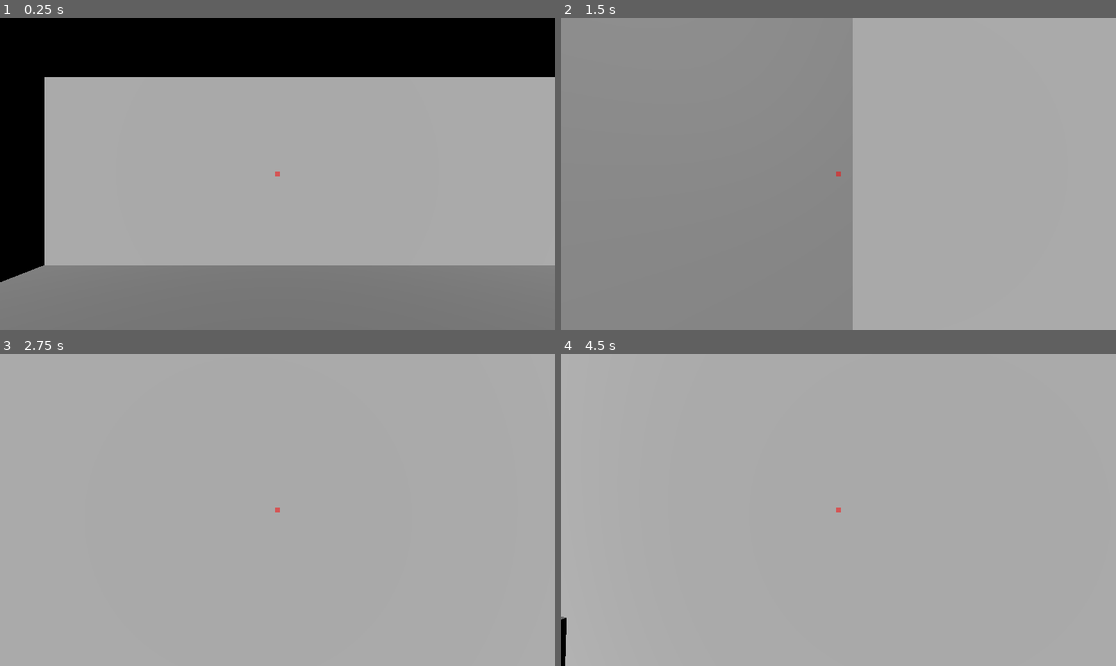
Above: before the commit, frames 1-4 (two rows, left to right).
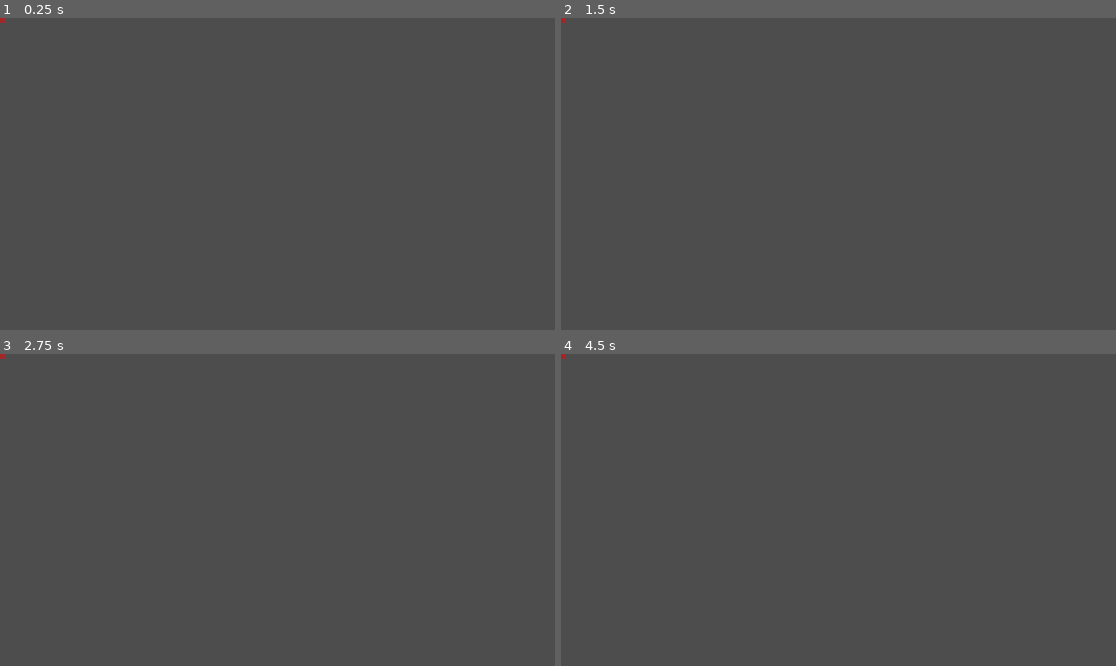
Above: after the commit, the same moments.

Repository: mahmoudalyragab-ui/thusia
Game: Godot game, scene res://world.tscn
The game is run twice, just before and just after one commit, with the same random seed, the same clock (stepped at 60 frames per second) and the same inputs.
Inputs (mouse positions are in pixels of both pictures, inside the frame that each line leads up to):
- Up to frame 1 (0.25 s): no input
- Up to frame 2 (1.5 s): tap Enter (ui_accept) at 0.5, 0.77 s; move the mouse to (866, 174) at 0.52 s; hold E (interact) 0.53-1.28 s; hold Up (ui_up) from 0.53 s (still down); move the mouse to (810, 174) at 1.27 s; tap E (interact) at 1.35 s
- Up to frame 3 (2.75 s): keep holding Up (ui_up); tap Enter (ui_accept) at 1.52 s; move the mouse to (288, 503) at 2.02 s; hold E (interact) from 2.03 s (still down)
- Up to frame 4 (4.5 s): keep holding Up (ui_up); tap Enter (ui_accept) at 2.75, 3.02, 3.77, 4.25 s; move the mouse to (832, 516) at 2.77 s; release E (interact) at 2.78 s; tap E (interact) at 2.85, 4.35 s; move the mouse to (877, 513) at 3.52 s; hold E (interact) 3.53-4.28 s; move the mouse to (794, 506) at 4.27 s

The runs differ from the first frame. In frame 1, 100% of the frame differs, in the area x 0-100%, y 0-100%; in frame 2, 100%; in frame 3, 100%; in frame 4, 100%.

Commit message:
التصميم الصحيح - 3 غرف مع أبواب في الأماكن الصح

Diff:
--- a/thusia/world.tscn
+++ b/thusia/world.tscn
@@ -19,71 +19,78 @@
 [sub_resource type="StandardMaterial3D" id="StandardMaterial3D_floor"]
 albedo_color = Color(0.6, 0.6, 0.6, 1.0)
 
-[node name="world" type="Node3D" unique_id=493771620]
+[node name="world" type="Node3D"]
 
 [node name="DirectionalLight3D" type="DirectionalLight3D" parent="."]
 transform = Transform3D(1, 0, 0, 0, 0.866025, 0.5, 0, -0.5, 0.866025, 10, 10, 10)
 energy_multiplier = 1.5
 
+# الأرضية
 [node name="floor" type="CSGBox3D" parent="."]
 material = SubResource("StandardMaterial3D_floor")
 use_collision = true
-size = Vector3(15, 0.5, 14)
+size = Vector3(16, 0.5, 14)
 
+# السقف
 [node name="ceiling" type="CSGBox3D" parent="."]
 material = SubResource("StandardMaterial3D_walls")
 transform = Transform3D(1, 0, 0, 0, 1, 0, 0, 0, 1, 0, 3.5, 0)
 use_collision = true
-size = Vector3(15, 0.2, 14)
+size = Vector3(16, 0.2, 14)
 
+# الحيطان الخارجية
+
+# جدار شمالي (الصالة)
 [node name="wall_north" type="CSGBox3D" parent="."]
 material = SubResource("StandardMaterial3D_walls")
 transform = Transform3D(1, 0, 0, 0, 1, 0, 0, 0, 1, 0, 1.75, -7)
 use_collision = true
-size = Vector3(15, 3.5, 0.2)
+size = Vector3(16, 3.5, 0.2)
 
+# جدار جنوبي (أسفل الغرفتين)
 [node name="wall_south" type="CSGBox3D" parent="."]
 material = SubResource("StandardMaterial3D_walls")
 transform = Transform3D(1, 0, 0, 0, 1, 0, 0, 0, 1, 0, 1.75, 7)
 use_collision = true
-size = Vector3(15, 3.5, 0.2)
+size = Vector3(16, 3.5, 0.2)
 
+# جدار غربي (يسار)
 [node name="wall_west" type="CSGBox3D" parent="."]
 material = SubResource("StandardMaterial3D_walls")
-transform = Transform3D(1, 0, 0, 0, 1, 0, 0, 0, 1, -7.5, 1.75, 0)
+transform = Transform3D(1, 0, 0, 0, 1, 0, 0, 0, 1, -8, 1.75, 0)
 use_collision = true
 size = Vector3(0.2, 3.5, 14)
 
+# جدار شرقي (يمين)
 [node name="wall_east" type="CSGBox3D" parent="."]
 material = SubResource("StandardMaterial3D_walls")
-transform = Transform3D(1, 0, 0, 0, 1, 0, 0, 0, 1, 7.5, 1.75, 0)
+transform = Transform3D(1, 0, 0, 0, 1, 0, 0, 0, 1, 8, 1.75, 0)
 use_collision = true
 size = Vector3(0.2, 3.5, 14)
 
-[node name="wall_middle_vertical" type="CSGBox3D" parent="."]
+# الجدران الفاصلة
+
+# جدار أفقي يفصل الصالة عن الغرف (في الوسط)
+[node name="wall_horizontal_separator" type="CSGBox3D" parent="."]
 material = SubResource("StandardMaterial3D_walls")
 transform = Transform3D(1, 0, 0, 0, 1, 0, 0, 0, 1, 0, 1.75, 0)
 use_collision = true
+size = Vector3(16, 3.5, 0.2)
+
+# جدار عمودي يفصل بين غرفة الابن وغرفة الأب (في الوسط)
+[node name="wall_vertical_separator" type="CSGBox3D" parent="."]
+material = SubResource("StandardMaterial3D_walls")
+transform = Transform3D(1, 0, 0, 0, 1, 0, 0, 0, 1, 0, 1.75, 3.5)
+use_collision = true
 size = Vector3(0.2, 3.5, 7)
 
-[node name="wall_middle_horizontal_left" type="CSGBox3D" parent="."]
-material = SubResource("StandardMaterial3D_walls")
-transform = Transform3D(1, 0, 0, 0, 1, 0, 0, 0, 1, -3.5, 1.75, -3.5)
-use_collision = true
-size = Vector3(7, 3.5, 0.2)
-
-[node name="wall_middle_horizontal_right" type="CSGBox3D" parent="."]
-material = SubResource("StandardMaterial3D_walls")
-transform = Transform3D(1, 0, 0, 0, 1, 0, 0, 0, 1, 3.5, 1.75, -3.5)
-use_collision = true
-size = Vector3(7, 3.5, 0.2)
-
+# اللاعب - ينبدأ في غرفة الابن
 [node name="player" type="CharacterBody3D" parent="."]
-transform = Transform3D(1, 0, 0, 0, 1, 0, 0, 0, 1, -3.5, 1.5, -3.5)
+transform = Transform3D(1, 0, 0, 0, 1, 0, 0, 0, 1, -4, 1.5, 3.5)
 script = ExtResource("1_f3sb7")
 
 [node name="CollisionShape3D" type="CollisionShape3D" parent="player"]
-shape = SubResource("CapsuleShape3D_fj7yv")
+shape = SubResource("CapsuleShape3D_player")
 
 [node name="head" type="Node3D" parent="player"]
 transform = Transform3D(1, 0, 0, 0, 1, 0, 0, 0, 1, 0, 0.6, 0)
@@ -109,35 +116,38 @@
 color = Color(1, 0, 0, 0.5)
 mouse_filter = 2
 
-[node name="door_son" type="StaticBody3D" parent="."]
-transform = Transform3D(1, 0, 0, 0, 1, 0, 0, 0, 1, -3, 1.1, -6.95)
+# الباب 1: من غرفة الابن للصالة
+[node name="door_son_to_hall" type="StaticBody3D" parent="."]
+transform = Transform3D(1, 0, 0, 0, 1, 0, 0, 0, 1, -4, 1.1, -0.1)
 script = ExtResource("2_fj7yv")
 
-[node name="MeshInstance3D" type="MeshInstance3D" parent="door_son"]
+[node name="MeshInstance3D" type="MeshInstance3D" parent="door_son_to_hall"]
 mesh = SubResource("BoxMesh_door")
 material = SubResource("StandardMaterial3D_walls")
 
-[node name="CollisionShape3D" type="CollisionShape3D" parent="door_son"]
+[node name="CollisionShape3D" type="CollisionShape3D" parent="door_son_to_hall"]
 shape = SubResource("BoxShape3D_door")
 
-[node name="door_father" type="StaticBody3D" parent="."]
-transform = Transform3D(1, 0, 0, 0, 1, 0, 0, 0, 1, 3, 1.1, -6.95)
+# الباب 2: من غرفة الأب للصالة
+[node name="door_father_to_hall" type="StaticBody3D" parent="."]
+transform = Transform3D(1, 0, 0, 0, 1, 0, 0, 0, 1, 4, 1.1, -0.1)
 script = ExtResource("2_fj7yv")
 
-[node name="MeshInstance3D" type="MeshInstance3D" parent="door_father"]
+[node name="MeshInstance3D" type="MeshInstance3D" parent="door_father_to_hall"]
 mesh = SubResource("BoxMesh_door")
 material = SubResource("StandardMaterial3D_walls")
 
-[node name="CollisionShape3D" type="CollisionShape3D" parent="door_father"]
+[node name="CollisionShape3D" type="CollisionShape3D" parent="door_father_to_hall"]
 shape = SubResource("BoxShape3D_door")
 
-[node name="door_main" type="StaticBody3D" parent="."]
-transform = Transform3D(1, 0, 0, 0, 1, 0, 0, 0, 1, 0, 1.1, 6.95)
+# الباب 3: الباب الرئيسي من الصالة للخارج
+[node name="door_main_exit" type="StaticBody3D" parent="."]
+transform = Transform3D(1, 0, 0, 0, 1, 0, 0, 0, 1, 0, 1.1, -6.9)
 script = ExtResource("2_fj7yv")
 
-[node name="MeshInstance3D" type="MeshInstance3D" parent="door_main"]
+[node name="MeshInstance3D" type="MeshInstance3D" parent="door_main_exit"]
 mesh = SubResource("BoxMesh_door")
 material = SubResource("StandardMaterial3D_walls")
 
-[node name="CollisionShape3D" type="CollisionShape3D" parent="door_main"]
+[node name="CollisionShape3D" type="CollisionShape3D" parent="door_main_exit"]
 shape = SubResource("BoxShape3D_door")
Not shown: 1 places in thusia/world.tscn that only renumber resources
